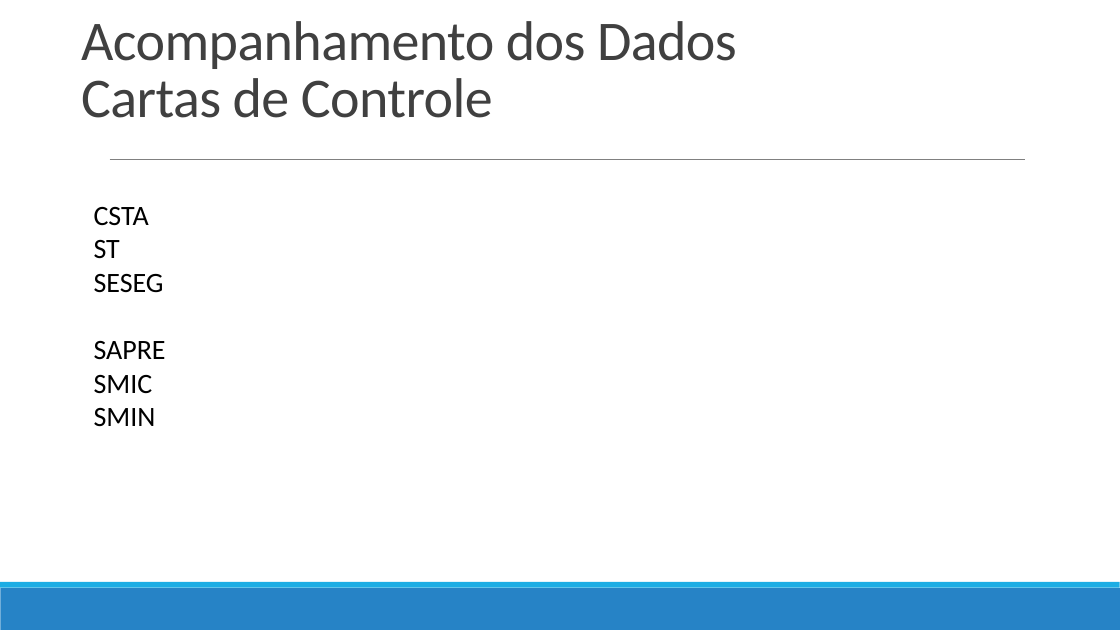
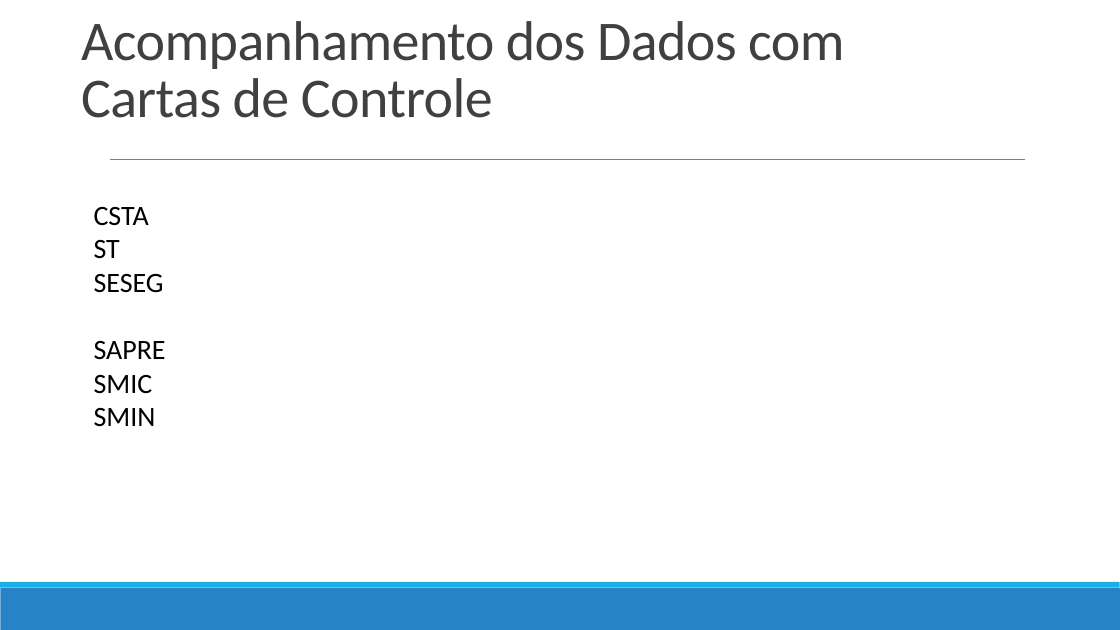
Before and after one commit to ruhansanabria/Puc_Lean2016, a slide deck: slide 12 of Apresentações/TRE DMAIC - Improve -FollowUP.pptx (slide 11 before the commit). Drawn at 1120x630 pixels with LibreOffice and Linux fonts; fonts in the diff are those of the drawing. Boxes give left, top, right and bottom in pixels: in the first picture for what was removed or moved away, otherwise in the second. Text is boxed around its words. In the diff, an @@ line names an element or a change of style, - is before the commit and + after.

Commit message:
Add files via upload
- Colocado de forma grafica os processos do acompanhamento do Improve.
- Colocado um Slide para link da Matriz 5w2h
- Colocado topicos no Slide de Como os Testes serao implementados.

```diff
--- a/Apresentações/TRE DMAIC - Improve -FollowUP.pptx
+++ b/Apresentações/TRE DMAIC - Improve -FollowUP.pptx
@@ title at [81, 21, 844, 118]: text changed @@
-Acompanhamento dos Dados
-Cartas de Controle
+Acompanhamento dos Dados com
+Cartas de Controle
```
Also in this commit, not shown: 2 other slides changed, 1 slide added.
